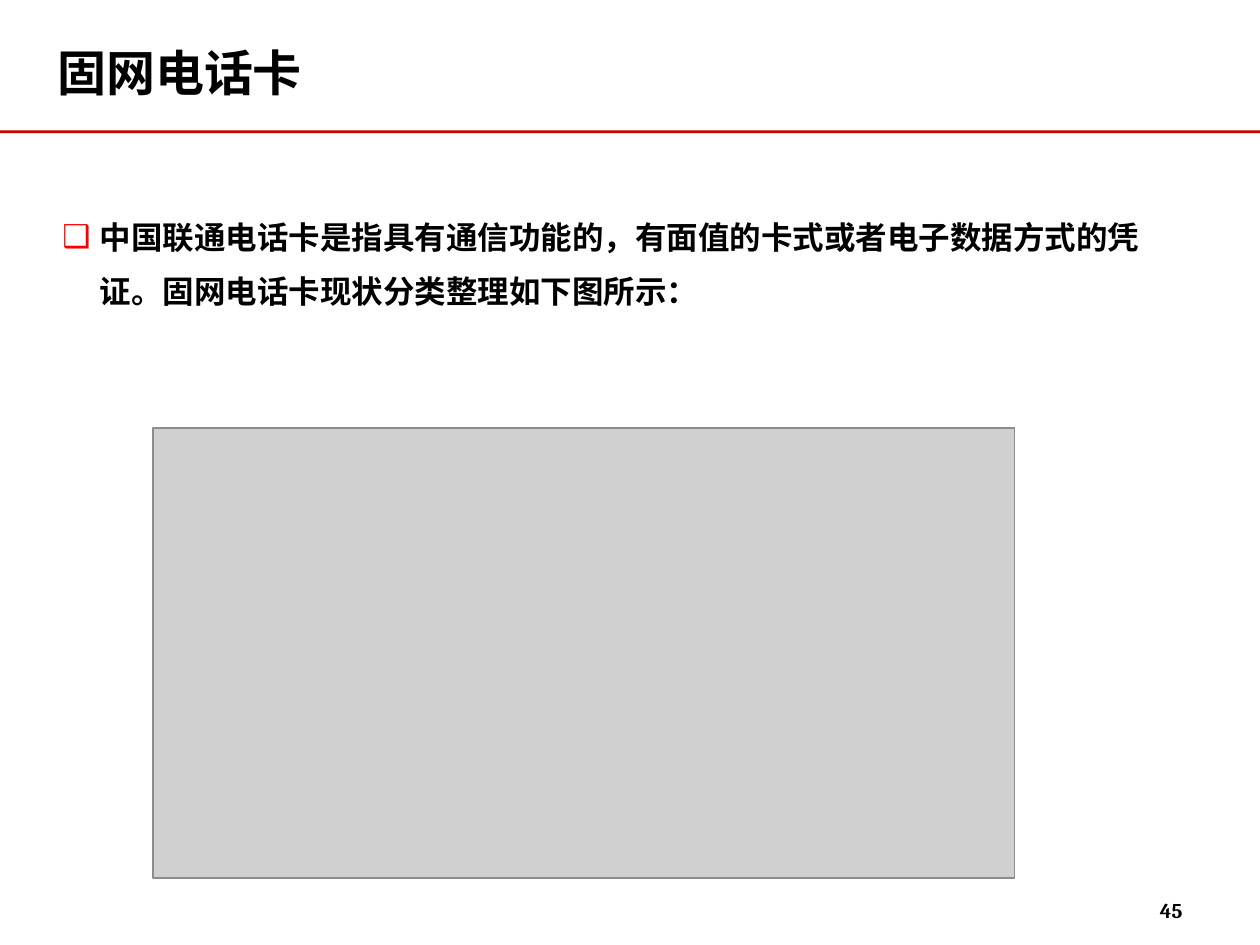
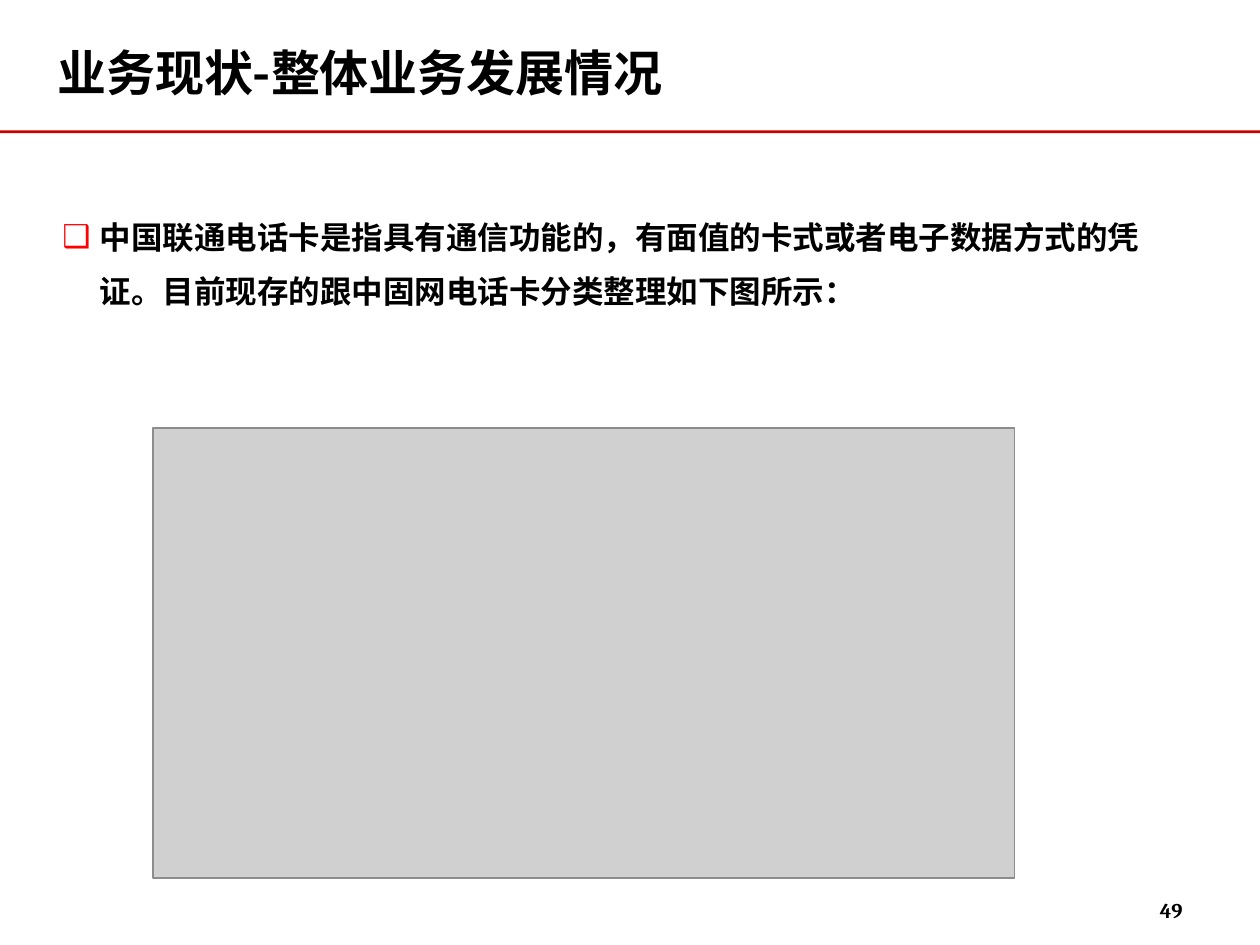
Before and after one commit to momo1101/unicardsrch, a slide deck: slide 49 of 软课题文本/软课题-中国联通电信卡业务及策略研究.ppt (slide 45 before the commit). Drawn at 1260x945 pixels with LibreOffice and Linux fonts; fonts in the diff are those of the drawing; grey boxes stand for pictures; background and template pictures are left out. Boxes give left, top, right and bottom in pixels: in the first picture for what was removed or moved away, otherwise in the second. Text is boxed around its words. In the diff, an @@ line names an element or a change of style, - is before the commit and + after.

```diff
--- a/软课题文本/软课题-中国联通电信卡业务及策略研究.ppt
+++ b/软课题文本/软课题-中国联通电信卡业务及策略研究.ppt
@@ title at [57,49,662,96]: text changed @@
-固网电话卡
+业务现状-整体业务发展情况
@@ text at [100,222,1140,306]: text changed @@
-❑ 中国联通电话卡是指具有通信功能的，有面值的卡式或者电子数据方式的凭证。固网电话卡现状分类整理如下图所示：
+❑ 中国联通电话卡是指具有通信功能的，有面值的卡式或者电子数据方式的凭证。目前现存的跟中固网电话卡分类整理如下图所示：
@@ page number at [1160,903,1183,918]: text changed @@
-45
+49
```
Also in this commit, not shown: 11 other slides changed, 22 slides added, 1 slide removed.
